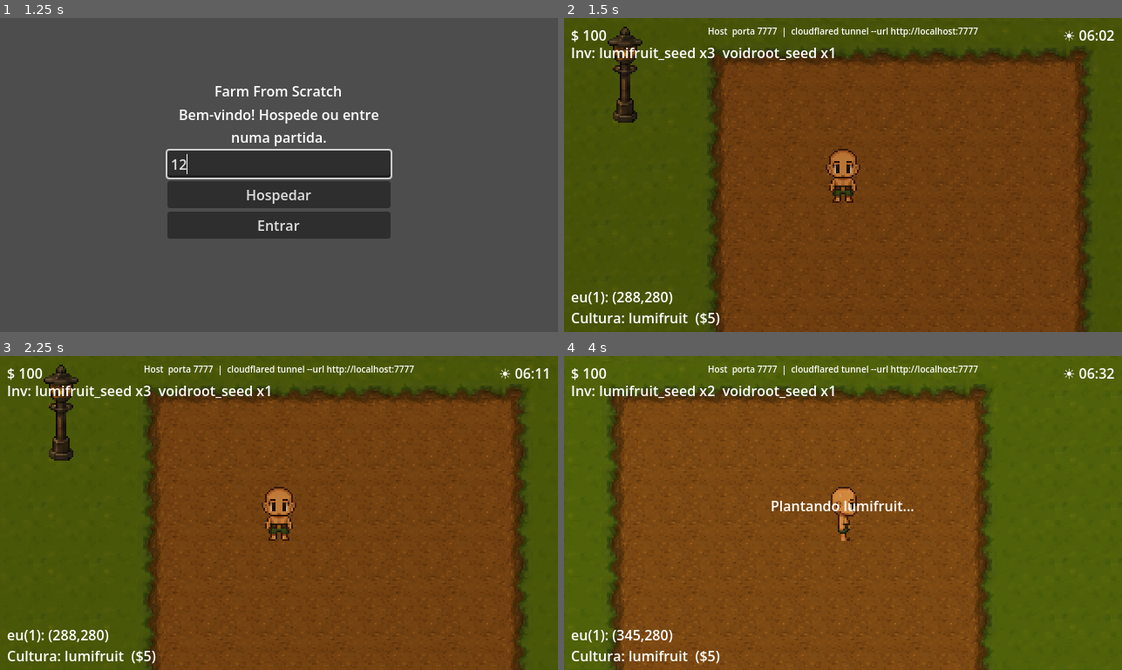
Above: before the commit, frames 1-4 (two rows, left to right).
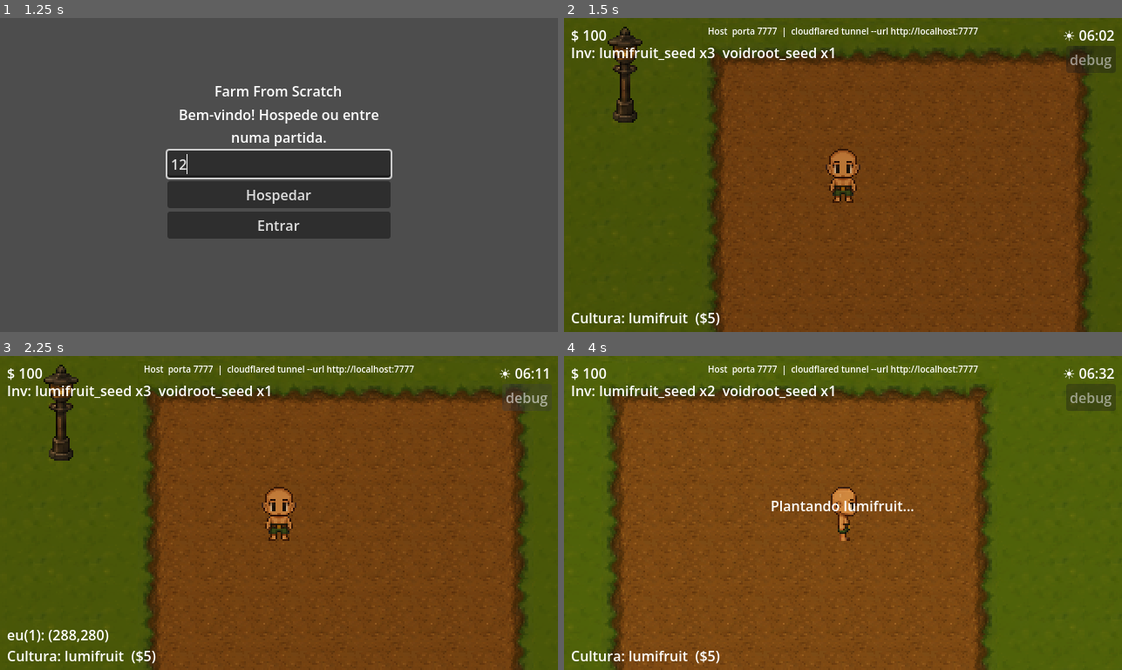
Above: after the commit, the same moments.

Repository: BrunoKagami/farm-from-scratch
Game: Godot game, scene res://scenes/Lobby.tscn
The game is run twice, just before and just after one commit, with the same random seed, the same clock (stepped at 60 frames per second) and the same inputs.
Inputs (mouse positions are in pixels of both pictures, inside the frame that each line leads up to):
- Up to frame 1 (1.25 s): click (279, 165) at 0.52 s; type "12" at 0.6 s
- Up to frame 2 (1.5 s): click "Hospedar" at 1.25 s
- Up to frame 3 (2.25 s): click (524, 396) at 2 s, where only the run after the commit has a clickable "debug"
- Up to frame 4 (4 s): tap Enter at 2.75 s; move the mouse to (965, 497) at 2.77 s; hold Right (ui_right) 2.78-3.5 s; hold E (interact) 2.78-3.5 s; click (965, 497) at 2.92 s; drag from (731, 528) to (815, 575) at 3.52 s

Frame 1 is identical in both runs. In frame 2, 0.5% of the frame differs, in the area x 1-99%, y 11-92%; in frame 3, 0.1%; in frame 4, 1.0%, in the area x 1-99%, y 8-92%.

Commit message:
feat: hide debug position overlay behind a toggle button
The X,Y debug label added during the movement-sync investigation was
always visible. Adds a small "debug" button (top-right) that toggles
it on/off, hidden by default so it doesn't clutter normal play.

Co-Authored-By: Claude Sonnet 4.6 <noreply@anthropic.com>

Diff:
--- a/scripts/HUD.gd
+++ b/scripts/HUD.gd
@@ -28,7 +28,21 @@
 	debug_pos_label.offset_top = -52
 	debug_pos_label.offset_right = 400
 	debug_pos_label.offset_bottom = -28
+	debug_pos_label.visible = false
 	add_child(debug_pos_label)
+
+	var debug_btn := Button.new()
+	debug_btn.name = "DebugToggleBtn"
+	debug_btn.text = "debug"
+	debug_btn.anchor_left = 1.0
+	debug_btn.anchor_right = 1.0
+	debug_btn.offset_left = -64
+	debug_btn.offset_right = -8
+	debug_btn.offset_top = 32
+	debug_btn.offset_bottom = 58
+	debug_btn.modulate.a = 0.6
+	debug_btn.pressed.connect(func(): debug_pos_label.visible = not debug_pos_label.visible)
+	add_child(debug_btn)
 
 func update_debug_positions(text: String) -> void:
 	debug_pos_label.text = text
